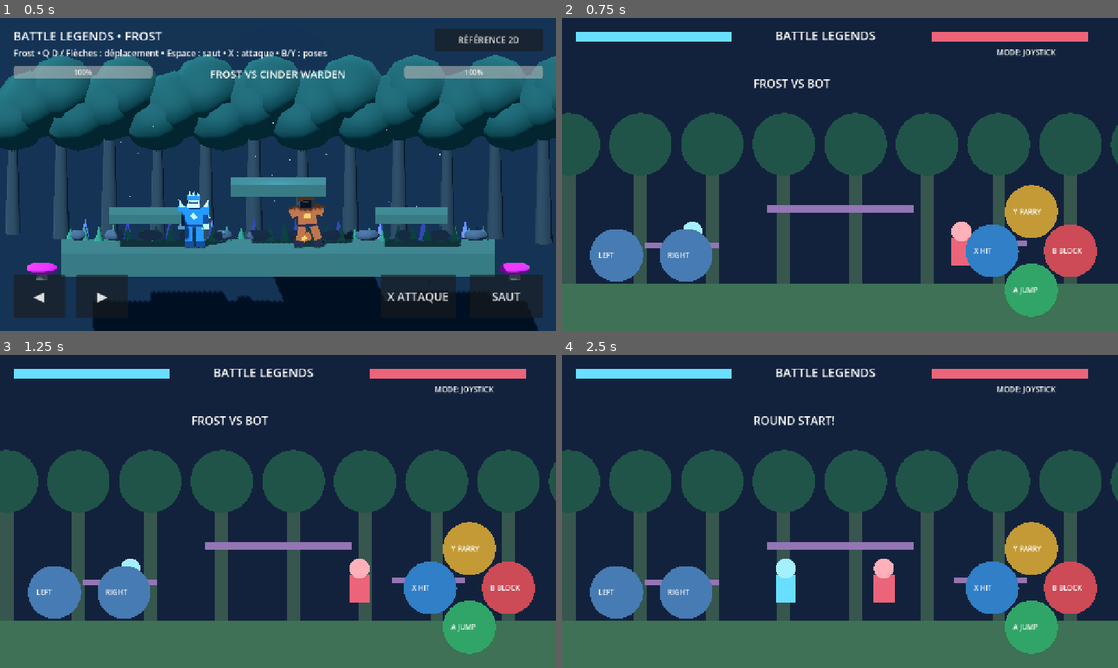
Above: before the commit, frames 1-4 (two rows, left to right).
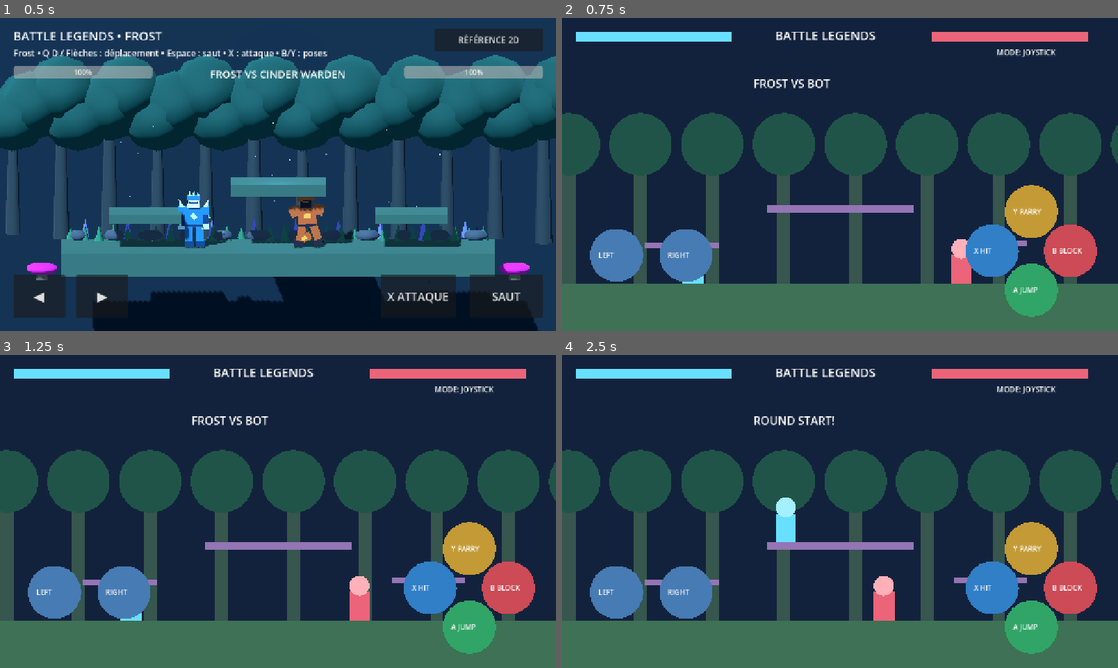
Above: after the commit, the same moments.

Repository: Mustaphaf15/BattleLegends
Game: Godot game, scene res://scenes/arena_3d.tscn
Same seed, same stepped clock (60 frames per second), same inputs: the game is played once before the commit and once after it.
Inputs (mouse positions are in pixels of both pictures, inside the frame that each line leads up to):
- Up to frame 1 (0.5 s): no input
- Up to frame 2 (0.75 s): click "RÉFÉRENCE 2D" at 0.5 s
- Up to frame 3 (1.25 s): no input
- Up to frame 4 (2.5 s): tap Enter at 1.25 s; move the mouse to (962, 495) at 1.27 s; hold Right 1.28-2 s; tap R at 1.35 s; click (962, 495) at 1.42 s; tap Space at 1.52, 1.55, 1.82 s; drag from (728, 527) to (812, 574) at 2.02 s

Frame 1 is identical in both runs. In frame 2, 0.7% of the frame differs, in the area x 21-74%, y 65-85%; in frame 3, 0.7%; in frame 4, 1.5%, in the area x 38-60%, y 45-85%.

Commit message:
Add one-way platform landing and jumping physics for Frost

Diff:
--- a/scripts/arena.gd
+++ b/scripts/arena.gd
@@ -1,12 +1,14 @@
 extends Node2D
 
 const FLOOR := 610.0
+const PLATFORMS := [Rect2(470, 430, 340, 16), Rect2(190, 515, 170, 14), Rect2(900, 510, 170, 14)]
+const JUMP_SPEED := -790.0
 const BUTTON_A := Vector2(1080, 625)
 const BUTTON_B := Vector2(1170, 535)
 const BUTTON_Y := Vector2(1080, 445)
 const BUTTON_X := Vector2(990, 535)
-var p := Vector2(300, 570)
-var enemy := Vector2(950, 570)
+var p := Vector2(300, FLOOR)
+var enemy := Vector2(950, FLOOR)
 var vy := 0.0
 var hp := 100
 var enemy_hp := 100
@@ -56,8 +58,25 @@
         do_parry()
 
 func jump() -> void:
-    if p.y >= FLOOR-40 and not finished:
-        vy = -670
+    if not finished and _on_surface():
+        vy = JUMP_SPEED
+
+func _on_surface() -> bool:
+    if absf(p.y - FLOOR) < 1.0:
+        return true
+    for platform in PLATFORMS:
+        if absf(p.y - platform.position.y) < 1.0 and p.x + 24.0 > platform.position.x and p.x - 24.0 < platform.end.x:
+            return true
+    return false
+
+func _land_on_platform(previous_y: float, next_y: float) -> float:
+    if vy < 0.0:
+        return next_y
+    for platform in PLATFORMS:
+        if previous_y <= platform.position.y and next_y >= platform.position.y and p.x + 24.0 > platform.position.x and p.x - 24.0 < platform.end.x:
+            vy = 0.0
+            return platform.position.y
+    return next_y
 
 func do_parry() -> void:
     parry = .32
@@ -84,8 +103,8 @@
             get_tree().change_scene_to_file("res://scenes/legend_unlock.tscn")
 
 func reset_match() -> void:
-    p = Vector2(300,570)
-    enemy = Vector2(950,570)
+    p = Vector2(300,FLOOR)
+    enemy = Vector2(950,FLOOR)
     vy = 0.0
     hp = 100
     enemy_hp = 100
@@ -121,9 +140,10 @@
             if v.y > 390 and v.x < 420:
                 direction = -1.0 if v.x < 205 else 1.0
         p.x = clampf(p.x+direction*330*d,40,1240)
+        var previous_y := p.y
         vy += 1500*d
-        p.y = minf(FLOOR-40,p.y+vy*d)
-        if p.y >= FLOOR-40:
+        p.y = minf(FLOOR, _land_on_platform(previous_y, p.y + vy*d))
+        if p.y >= FLOOR:
             vy = 0
         if stun <= 0:
             enemy.x += clampf(p.x-enemy.x,-185*d,185*d)
@@ -148,9 +168,8 @@
         draw_rect(Rect2(x,280,30,330),Color("#36564e"))
         draw_circle(Vector2(x+15,290),72,Color("#205449"))
     draw_rect(Rect2(0,FLOOR,1280,110),Color("#3e7155"))
-    draw_rect(Rect2(470,430,340,16),Color("#9475b5"))
-    draw_rect(Rect2(190,515,170,14),Color("#9475b5"))
-    draw_rect(Rect2(900,510,170,14),Color("#9475b5"))
+    for platform in PLATFORMS:
+        draw_rect(platform, Color("#9475b5"))
     draw_rect(Rect2(p.x-24,p.y-65,48,65),Color("#68dfff"))
     draw_circle(p+Vector2(0,-80),23,Color("#a5f0ff"))
     draw_rect(Rect2(enemy.x-24,enemy.y-65,48,65),Color("#ec6479"))
